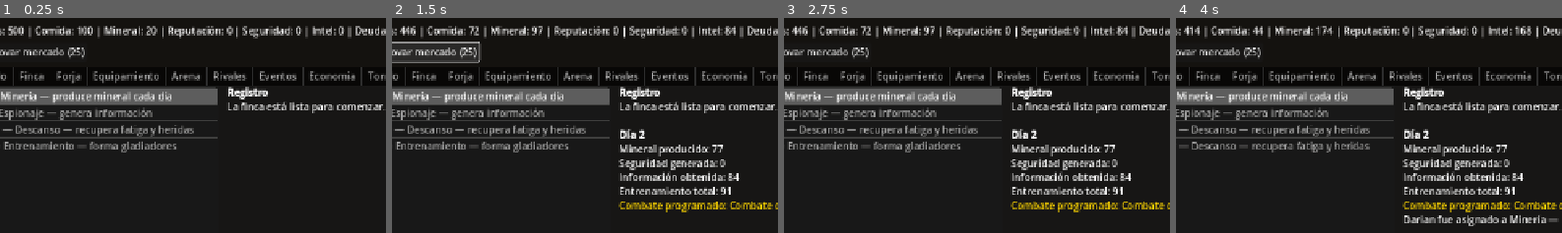
Above: before the commit, frames 1-4 (left to right).
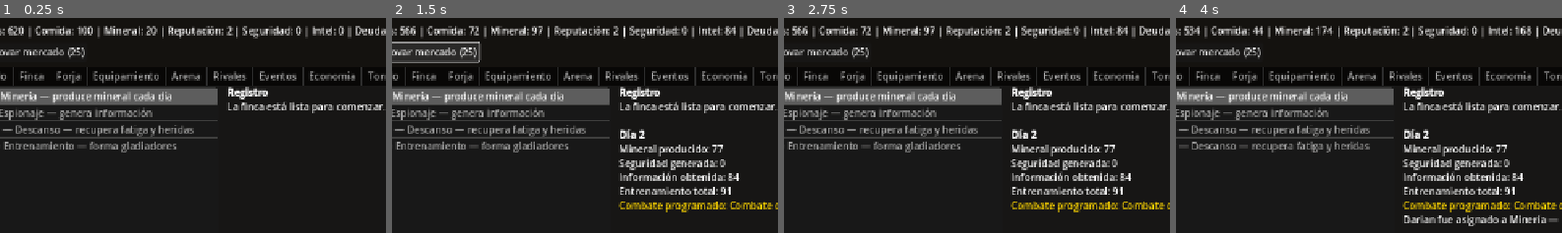
Above: after the commit, the same moments.

Repository: syfaadelia67-bot/Ludus-Gladiator-Simulator
Game: Godot game, scene res://scenes/Main.tscn
Two runs of this game, one before a commit and one after it. Both use one fixed random seed, a clock stepped at 60 frames per second and the inputs below.
Inputs:
- Up to frame 1 (0.25 s): no input
- Up to frame 2 (1.5 s): click "Cerrar semana" at 0.5 s; click "Renovar mercado (25)" at 1.25 s
- Up to frame 3 (2.75 s): click "Minería — produce mineral cad…" at 2 s
- Up to frame 4 (4 s): click "Asignar trabajo" at 2.75 s; click "Cerrar semana" at 3.5 s
The pictures show only the part of the screen within x 14-64%, y 5-55%; the shares and areas given below are measured in that part.

The runs differ from the first frame. In frame 1, 0.1% of the frame differs, in the area x 2-61%, y 3-9%; in frame 2, 0.1%; in frame 3, 0.1%; in frame 4, 0.1%.

Commit message:
Add three-chapter weekly demo campaign

Diff:
--- a/game/scripts/systems/campaign_manager.gd
+++ b/game/scripts/systems/campaign_manager.gd
@@ -3,25 +3,63 @@
 signal campaign_changed
 signal rank_promoted(rank_id: String)
 signal objective_completed(objective: Dictionary)
+signal chapter_changed(chapter_id: String)
 signal campaign_finished(victory: bool, reason: String)
+
+const DEMO_FINAL_WEEK := 16
+
+const CHAPTERS := [
+    {
+        "id":"ruins",
+        "number":1,
+        "name":"Un ludus en ruinas",
+        "week_start":1,
+        "week_end":5,
+        "description":"Estabilizá la casa, prepará a tu primer gladiador y sobreviví a las primeras semanas.",
+        "objectives":["first_fight", "first_victory", "basic_preparation"]
+    },
+    {
+        "id":"blood_reputation",
+        "number":2,
+        "name":"Sangre y reputación",
+        "week_start":6,
+        "week_end":11,
+        "description":"Convertí al ludus en una casa reconocida y construí una plantilla competitiva.",
+        "objectives":["three_victories", "recognized_house", "trained_roster"]
+    },
+    {
+        "id":"name_of_ludus",
+        "number":3,
+        "name":"El nombre del ludus",
+        "week_start":12,
+        "week_end":16,
+        "description":"Cerrá la demo derrotando a rivales de prestigio y consolidando el nombre de la casa.",
+        "objectives":["six_victories", "provincial_house", "demo_finale"]
+    }
+]
 
 const RANKS := [
     {"id":"unknown","name":"Ludus desconocido","reputation":0,"wins":0,"wealth":0,"unlock":"Duelo local"},
     {"id":"recognized","name":"Casa reconocida","reputation":10,"wins":3,"wealth":300,"unlock":"Juegos del Foro"},
-    {"id":"provincial","name":"Potencia provincial","reputation":25,"wins":8,"wealth":700,"unlock":"Copa Provincial"},
-    {"id":"renowned","name":"Ludus célebre","reputation":45,"wins":15,"wealth":1400,"unlock":"Patrocinio imperial"},
+    {"id":"provincial","name":"Potencia provincial","reputation":25,"wins":6,"wealth":700,"unlock":"Copa Provincial"},
+    {"id":"renowned","name":"Ludus célebre","reputation":45,"wins":12,"wealth":1400,"unlock":"Patrocinio imperial"},
     {"id":"imperial","name":"Ludus imperial","reputation":70,"wins":25,"wealth":2500,"unlock":"Prueba Imperial"}
 ]
 
 const OBJECTIVES := [
-    {"id":"first_victories","title":"Primeras victorias","description":"Ganá 3 combates.","type":"wins","target":3,"reward_denarii":120,"reward_reputation":3},
-    {"id":"trained_roster","title":"Escuela de gladiadores","description":"Tené 3 gladiadores formados.","type":"gladiators","target":3,"reward_denarii":180,"reward_reputation":4},
-    {"id":"stable_estate","title":"Finca consolidada","description":"Alcanzá 10 niveles totales de instalaciones.","type":"building_levels","target":10,"reward_denarii":250,"reward_reputation":5},
-    {"id":"provincial_glory","title":"Gloria provincial","description":"Ganá 12 combates.","type":"wins","target":12,"reward_denarii":450,"reward_reputation":8},
-    {"id":"imperial_legacy","title":"Legado imperial","description":"Alcanzá 70 de reputación y 25 victorias.","type":"legacy","target":1,"reward_denarii":1000,"reward_reputation":15}
+    {"id":"first_fight","chapter":"ruins","title":"Entrar a la arena","description":"Disputá el primer combate de la campaña.","type":"fights","target":1,"reward_denarii":60,"reward_reputation":1},
+    {"id":"first_victory","chapter":"ruins","title":"Primera sangre","description":"Ganá el primer combate.","type":"wins","target":1,"reward_denarii":100,"reward_reputation":2},
+    {"id":"basic_preparation","chapter":"ruins","title":"Una casa preparada","description":"Alcanzá 6 niveles totales de instalaciones.","type":"building_levels","target":6,"reward_denarii":120,"reward_reputation":2},
+    {"id":"three_victories","chapter":"blood_reputation","title":"Primeras victorias","description":"Ganá 3 combates.","type":"wins","target":3,"reward_denarii":160,"reward_reputation":3},
+    {"id":"recognized_house","chapter":"blood_reputation","title":"Casa reconocida","description":"Alcanzá 10 de reputación.","type":"reputation","target":10,"reward_denarii":180,"reward_reputation":2},
+    {"id":"trained_roster","chapter":"blood_reputation","title":"Escuela de gladiadores","description":"Tené 3 gladiadores formados.","type":"gladiators","target":3,"reward_denarii":220,"reward_reputation":4},
+    {"id":"six_victories","chapter":"name_of_ludus","title":"Nombre en la arena","description":"Ganá 6 combates durante la demo.","type":"wins","target":6,"reward_denarii":300,"reward_reputation":5},
+    {"id":"provincial_house","chapter":"name_of_ludus","title":"Prestigio provincial","description":"Alcanzá 25 de reputación.","type":"reputation","target":25,"reward_denarii":350,"reward_reputation":5},
+    {"id":"demo_finale","chapter":"name_of_ludus","title":"Final de campaña","description":"Llegá a la semana 16 con al menos 6 victorias.","type":"demo_finale","target":1,"reward_denarii":500,"reward_reputation":8}
 ]
 
 var current_rank_index: int = 0
+var current_chapter_index: int = 0
 var total_wins: int = 0
 var total_losses: int = 0
 var completed_objectives: Array[String] = []
@@ -31,7 +69,7 @@
 
 func _ready() -> void:
     CombatManager.combat_finished.connect(_on_combat_finished)
-    GameState.day_advanced.connect(_on_day_advanced)
+    GameState.week_advanced.connect(_on_week_advanced)
     evaluate_progress()
 
 func _on_combat_finished(result: Dictionary) -> void:
@@ -41,20 +79,30 @@
         total_losses += 1
     evaluate_progress()
 
-func _on_day_advanced(_day: int) -> void:
+func _on_week_advanced(_week: int) -> void:
     evaluate_progress()
     _evaluate_defeat()
 
 func evaluate_progress() -> void:
     if campaign_over:
         return
+    _evaluate_chapter()
     _evaluate_rank()
     _evaluate_objectives()
-    if current_rank_index >= RANKS.size() - 1 and total_wins >= 25 and GameState.reputation >= 70:
+    if GameState.get_week() >= DEMO_FINAL_WEEK and total_wins >= 6:
         campaign_over = true
         victory_achieved = true
-        campaign_finished.emit(true, "El ludus alcanzó prestigio imperial y aseguró su legado.")
+        campaign_finished.emit(true, "El ludus completó la campaña de la demo y aseguró un lugar entre las casas provinciales.")
     campaign_changed.emit()
+
+func _evaluate_chapter() -> void:
+    var resolved_index := 0
+    for index in range(CHAPTERS.size()):
+        if GameState.get_week() >= int(CHAPTERS[index].get("week_start", 1)):
+            resolved_index = index
+    if resolved_index != current_chapter_index:
+        current_chapter_index = resolved_index
+        chapter_changed.emit(str(CHAPTERS[current_chapter_index].get("id", "chapter")))
 
 func _evaluate_rank() -> void:
     var promoted := false
@@ -88,19 +136,22 @@
 
 func _objective_progress(objective: Dictionary) -> int:
     match str(objective.get("type", "")):
+        "fights": return total_wins + total_losses
         "wins": return total_wins
+        "reputation": return GameState.reputation
         "gladiators":
             var count := 0
             for person in RosterManager.get_people():
-                if person.role == "gladiator": count += 1
+                if person.role == "gladiator":
+                    count += 1
             return count
         "building_levels":
             var total := 0
             for building_id in EstateManager.get_building_ids():
                 total += EstateManager.get_level(building_id)
             return total
-        "legacy":
-            return 1 if GameState.reputation >= 70 and total_wins >= 25 else 0
+        "demo_finale":
+            return 1 if GameState.get_week() >= DEMO_FINAL_WEEK and total_wins >= 6 else 0
         _: return 0
 
 func _evaluate_defeat() -> void:
@@ -110,8 +161,8 @@
         _set_defeat("Los acreedores liquidaron el ludus tras una insolvencia prolongada.")
     elif RosterManager.get_people().is_empty():
         _set_defeat("El ludus se quedó sin personal.")
-    elif GameState.day >= 180 and current_rank_index < 2:
-        _set_defeat("La casa no logró consolidarse antes de perder el apoyo regional.")
+    elif GameState.get_week() > DEMO_FINAL_WEEK and total_wins < 6:
+        _set_defeat("La casa llegó al final de la campaña sin las victorias necesarias para consolidarse.")
 
 func _set_defeat(reason: String) -> void:
     campaign_over = true
@@ -120,34 +171,71 @@
     campaign_finished.emit(false, reason)
     campaign_changed.emit()
 
+func get_current_chapter() -> Dictionary:
+    return CHAPTERS[current_chapter_index].duplicate(true)
+
+func get_chapter_for_week(week: int) -> Dictionary:
+    var selected: Dictionary = CHAPTERS[0]
+    for chapter in CHAPTERS:
+        if week >= int(chapter.get("week_start", 1)):
+            selected = chapter
+    return selected.duplicate(true)
+
 func get_current_rank() -> Dictionary:
     return RANKS[current_rank_index].duplicate(true)
 
 func get_next_rank() -> Dictionary:
-    if current_rank_index + 1 >= RANKS.size(): return {}
+    if current_rank_index + 1 >= RANKS.size():
+        return {}
     return RANKS[current_rank_index + 1].duplicate(true)
 
-func get_objectives() -> Array:
+func get_objectives(chapter_id: String = "") -> Array:
     var result: Array = []
     for objective in OBJECTIVES:
+        if not chapter_id.is_empty() and str(objective.get("chapter", "")) != chapter_id:
+            continue
         var data: Dictionary = objective.duplicate(true)
         data["progress"] = _objective_progress(objective)
         data["completed"] = completed_objectives.has(str(objective.get("id", "")))
         result.append(data)
     return result
 
+func get_current_chapter_objectives() -> Array:
+    return get_objectives(str(get_current_chapter().get("id", "")))
+
 func get_summary() -> Dictionary:
-    return {"rank":get_current_rank(),"next_rank":get_next_rank(),"wins":total_wins,"losses":total_losses,"campaign_over":campaign_over,"victory":victory_achieved,"defeat_reason":defeat_reason}
+    return {
+        "chapter":get_current_chapter(),
+        "rank":get_current_rank(),
+        "next_rank":get_next_rank(),
+        "wins":total_wins,
+        "losses":total_losses,
+        "campaign_over":campaign_over,
+        "victory":victory_achieved,
+        "defeat_reason":defeat_reason,
+        "final_week":DEMO_FINAL_WEEK
+    }
 
 func export_state() -> Dictionary:
-    return {"rank_index":current_rank_index,"wins":total_wins,"losses":total_losses,"completed_objectives":completed_objectives.duplicate(),"campaign_over":campaign_over,"victory":victory_achieved,"defeat_reason":defeat_reason}
+    return {
+        "rank_index":current_rank_index,
+        "chapter_index":current_chapter_index,
+        "wins":total_wins,
+        "losses":total_losses,
+        "completed_objectives":completed_objectives.duplicate(),
+        "campaign_over":campaign_over,
+        "victory":victory_achieved,
+        "defeat_reason":defeat_reason
+    }
 
 func import_state(data: Dictionary) -> void:
     current_rank_index = clampi(int(data.get("rank_index", 0)), 0, RANKS.size() - 1)
+    current_chapter_index = clampi(int(data.get("chapter_index", 0)), 0, CHAPTERS.size() - 1)
     total_wins = maxi(0, int(data.get("wins", 0)))
     total_losses = maxi(0, int(data.get("losses", 0)))
     completed_objectives.assign(data.get("completed_objectives", []))
     campaign_over = bool(data.get("campaign_over", false))
     victory_achieved = bool(data.get("victory", false))
     defeat_reason = str(data.get("defeat_reason", ""))
+    _evaluate_chapter()
     campaign_changed.emit()
